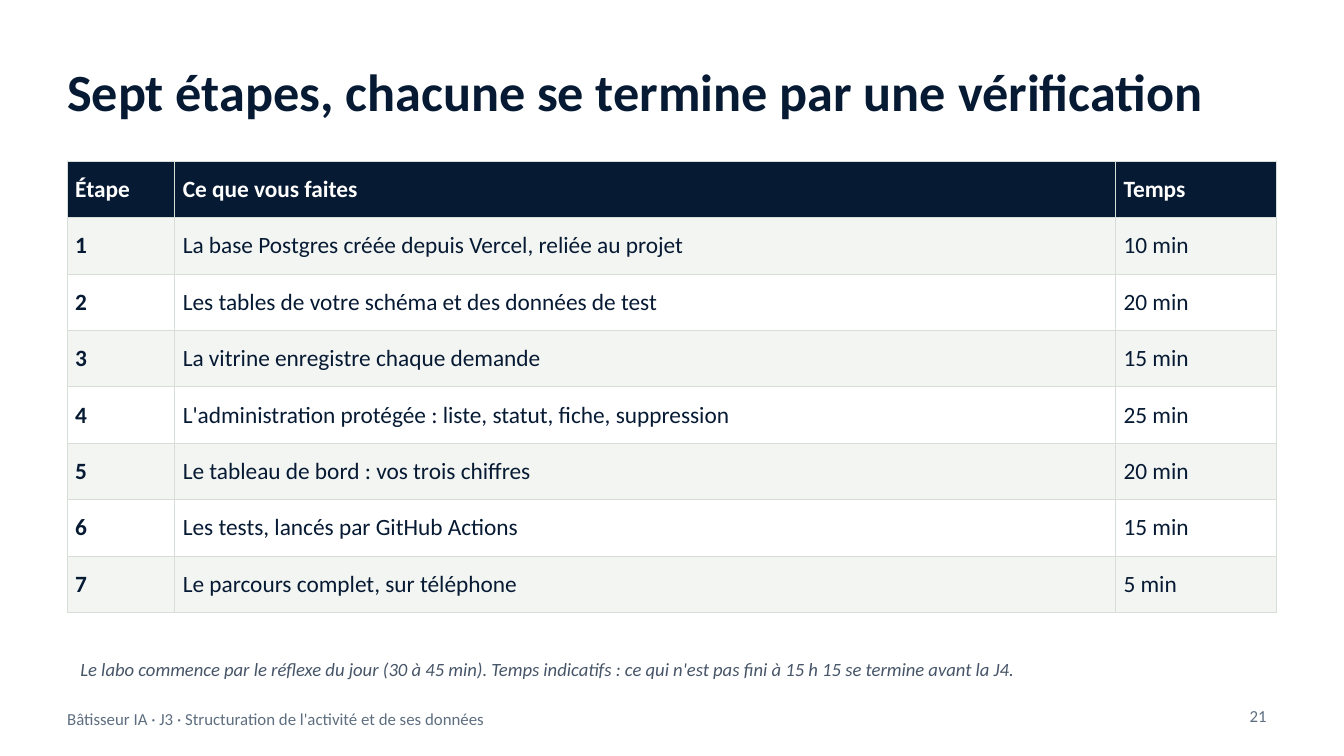
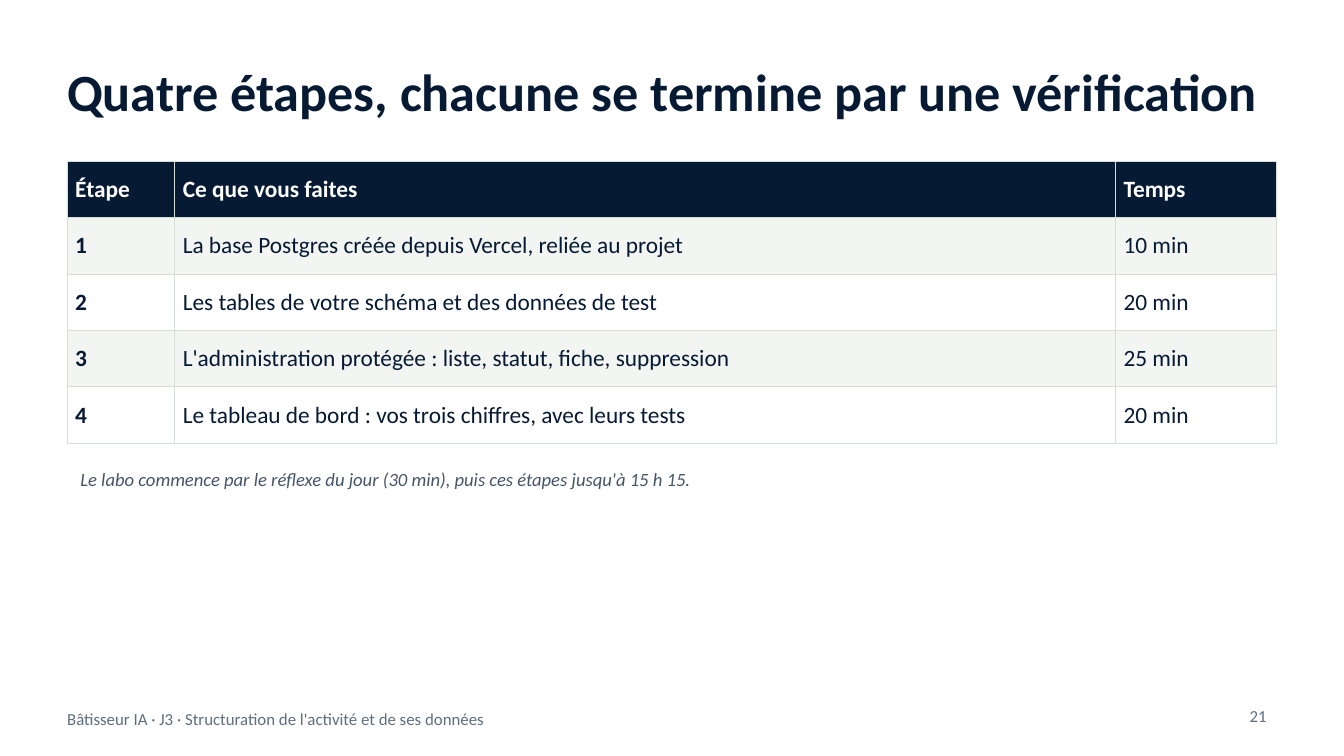
Before and after one commit to benyG/cisspbootcamp, a slide deck: slide 21 of content/library/files/Batisseur-IA-J3.pptx. Drawn at 1344x756 pixels with LibreOffice and Linux fonts; fonts in the diff are those of the drawing. Boxes give left, top, right and bottom in pixels: in the first picture for what was removed or moved away, otherwise in the second. Text is boxed around its words. In the diff, an @@ line names an element or a change of style, - is before the commit and + after.

```diff
--- a/content/library/files/Batisseur-IA-J3.pptx
+++ b/content/library/files/Batisseur-IA-J3.pptx
@@ title at (x1=67, y1=74, x2=1256, y2=120): text changed @@
-Sept étapes, chacune se termine par une vérification
+Quatre étapes, chacune se termine par une vérification
@@ table at (x1=67, y1=161, x2=1277, y2=444) @@
-row 4: 3 | La vitrine enregistre chaque demande | 15 min
-row 5: 4 | L'administration protégée : liste, statut, fiche, suppression | 25 min
-row 6: 5 | Le tableau de bord : vos trois chiffres | 20 min
-row 7: 6 | Les tests, lancés par GitHub Actions | 15 min
-row 8: 7 | Le parcours complet, sur téléphone | 5 min
+row 4: 3 | L'administration protégée : liste, statut, fiche, suppression | 25 min
+row 5: 4 | Le tableau de bord : vos trois chiffres, avec leurs tests | 20 min
@@ text at (x1=80, y1=472, x2=691, y2=489): text changed @@
-Le labo commence par le réflexe du jour (30 à 45 min). Temps indicatifs : ce qui n'est pas fini à 15 h 15 se termine avant la J4.
+Le labo commence par le réflexe du jour (30 min), puis ces étapes jusqu'à 15 h 15.
```
Also in this commit, not shown: 6 other slides changed, 13 other files.
